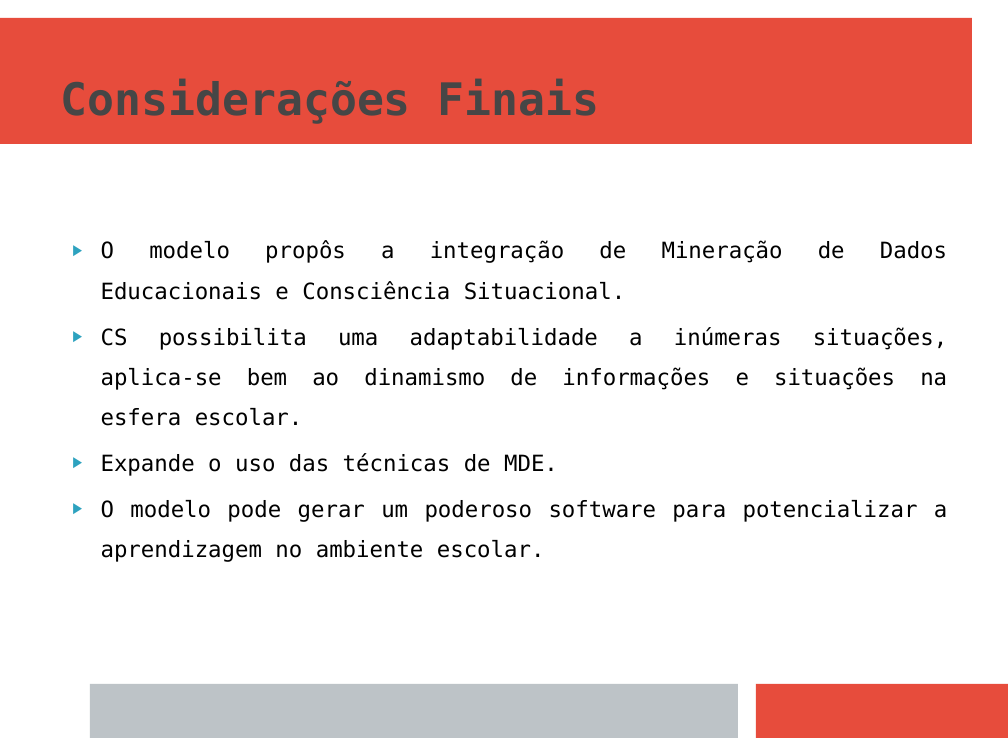
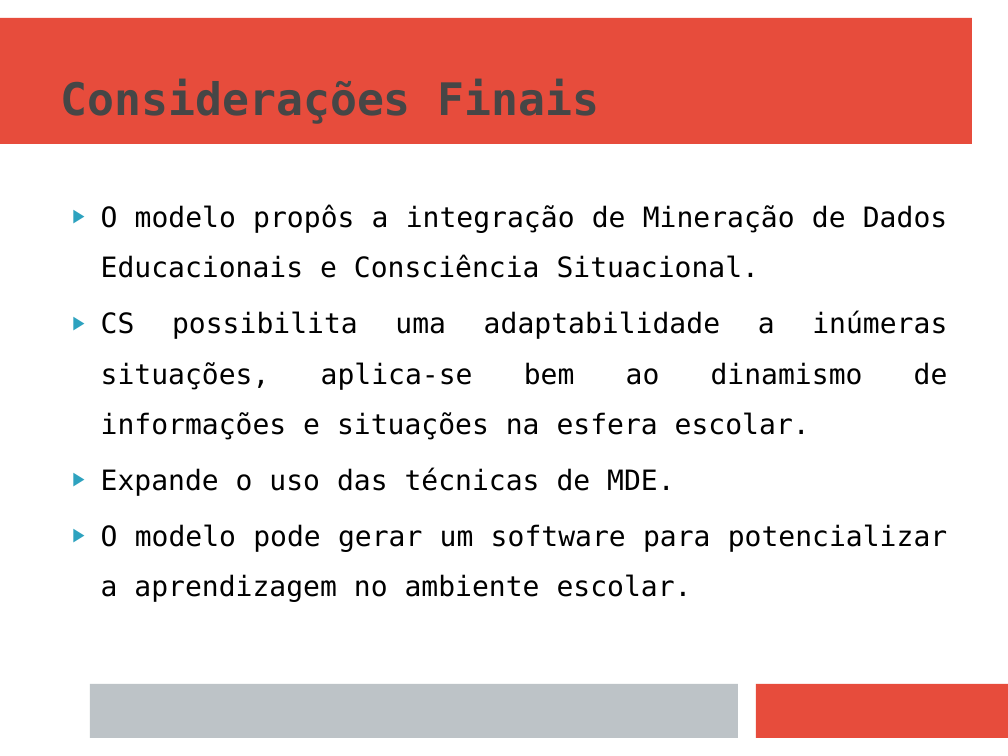
Before and after one commit to naninmartins/TCC-Modelo-de-AVA-com-CS-e-MDE, a slide deck: slide 22 of MODELO DE APOIO AO ENSINO EM AMBIENTES VIRTUAIS - APRESENTAÇÃO (linux).odp (slide 18 before the commit). Drawn at 1008x756 pixels with LibreOffice and Linux fonts; fonts in the diff are those of the drawing. Boxes give left, top, right and bottom in pixels: in the first picture for what was removed or moved away, otherwise in the second. Text is boxed around its words. In the diff, an @@ line names an element or a change of style, - is before the commit and + after.

```diff
--- a/MODELO DE APOIO AO ENSINO EM AMBIENTES VIRTUAIS - APRESENTAÇÃO (linux).odp
+++ b/MODELO DE APOIO AO ENSINO EM AMBIENTES VIRTUAIS - APRESENTAÇÃO (linux).odp
@@ text at (x1=101, y1=204, x2=948, y2=496): size 16 to 20 pt in "O modelo propôs a integração de Mineração ...", "CS possibilita uma adaptabilidade a inúmeras situações, ...", "Expande o uso das técnicas de MDE." @@
@@ text at (x1=101, y1=524, x2=947, y2=602): text changed; size 16 to 20 pt @@
-▶ O modelo pode gerar um poderoso software para potencializar a aprendizagem no ambiente escolar.
+▶ O modelo pode gerar um software para potencializar a aprendizagem no ambiente escolar.
```
Also in this commit, not shown: 19 other slides changed, 4 slides added, 7 other files.
